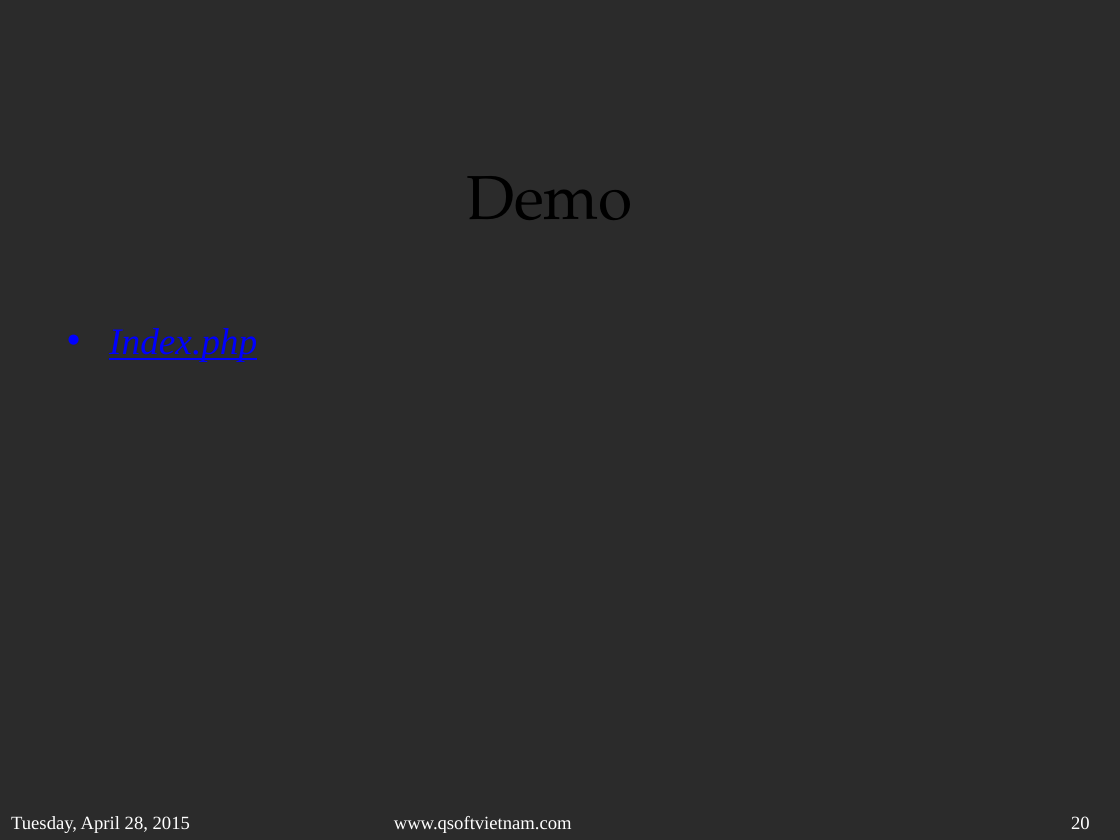
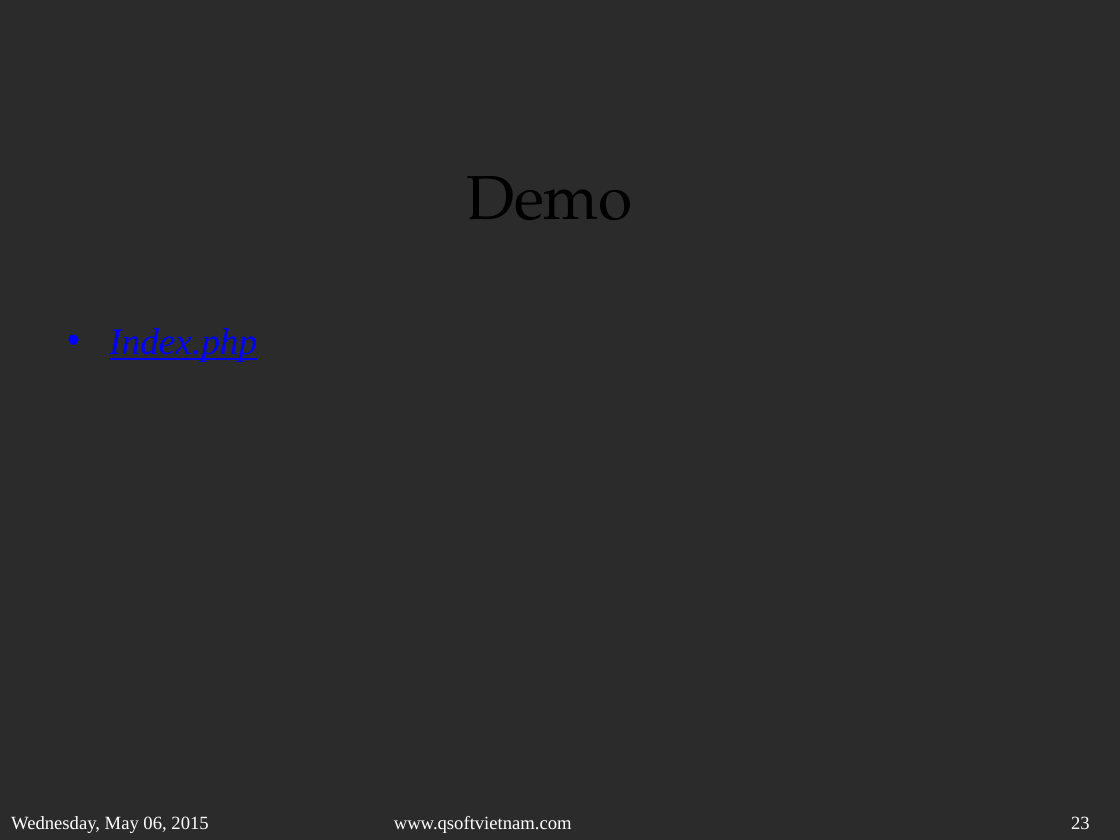
Before and after one commit to sonvq-qsoftvn/sqlinjection, a slide deck: slide 23 of QSoftVietnam_SlideTemplate2014- Sonvq.pptx (slide 20 before the commit). Drawn at 1120x840 pixels with LibreOffice and Linux fonts; fonts in the diff are those of the drawing; background and template pictures are left out; a plain dark background stands for a picture behind light text. Boxes give left, top, right and bottom in pixels: in the first picture for what was removed or moved away, otherwise in the second. Text is boxed around its words. In the diff, an @@ line names an element or a change of style, - is before the commit and + after.

```diff
--- a/QSoftVietnam_SlideTemplate2014- Sonvq.pptx
+++ b/QSoftVietnam_SlideTemplate2014- Sonvq.pptx
@@ text at [11,816,208,833]: text changed @@
-Tuesday, April 28, 2015
+Wednesday, May 06, 2015
@@ page number at [1071,816,1090,829]: text changed @@
-20
+23
```
Also in this commit, not shown: 23 other slides changed, 3 slides added.
